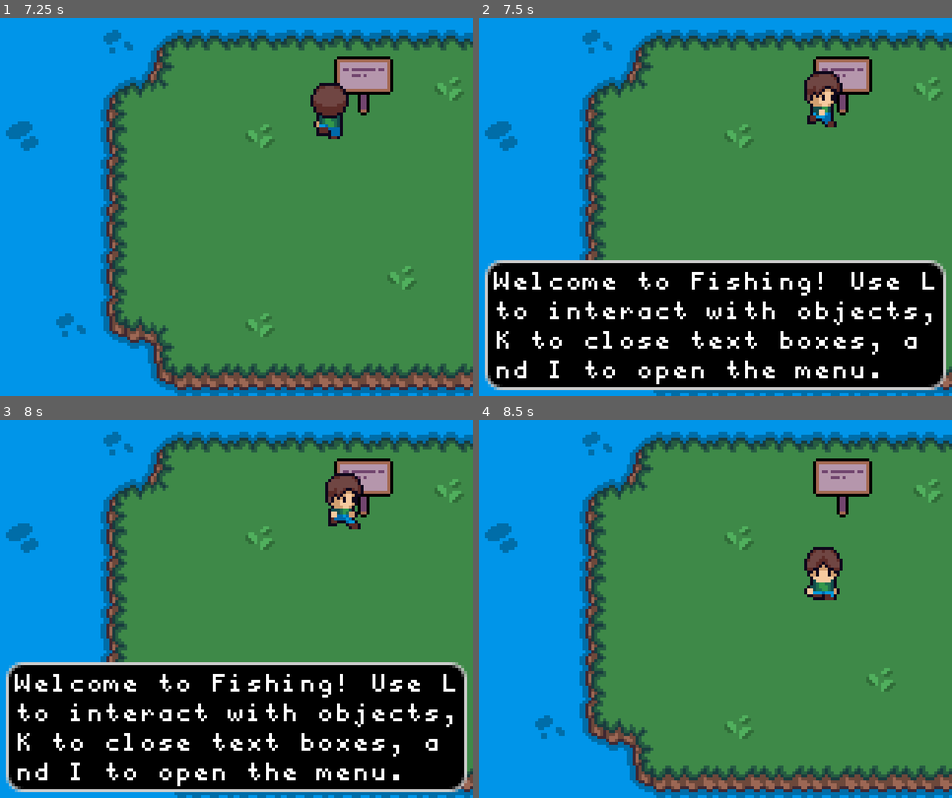
Above: before the commit, frames 1-4 (two rows, left to right).
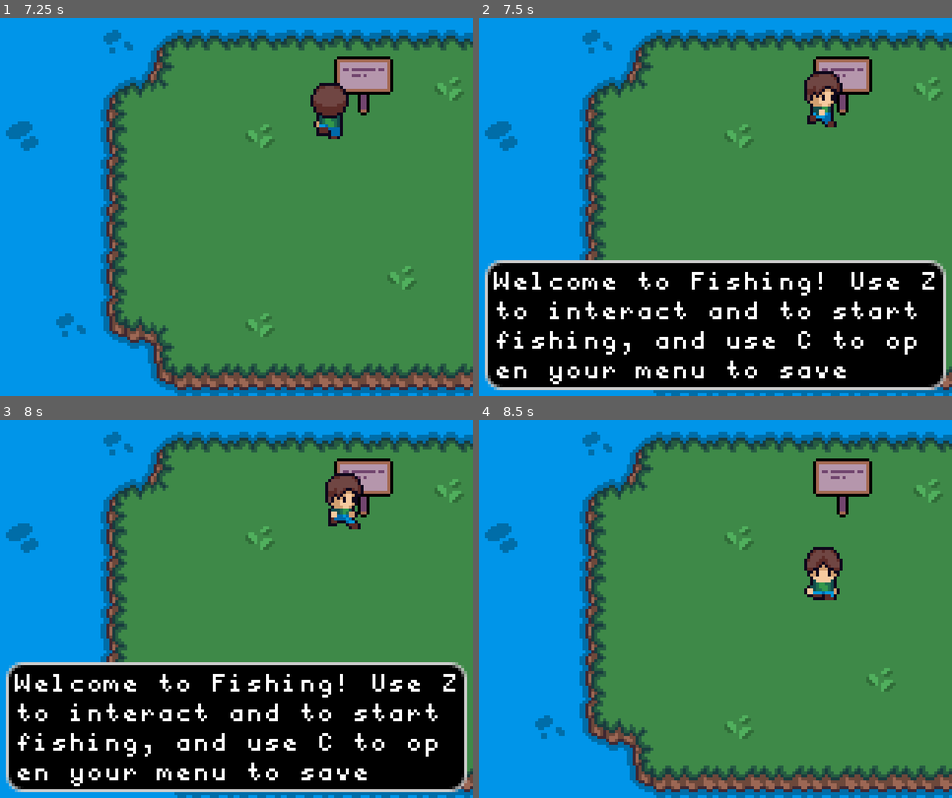
Above: after the commit, the same moments.

Repository: ColinVanderMeer/UntitledFishingGameGodot
Game: Godot game, scene res://main_menu.tscn
The game is run twice, just before and just after one commit, with the same random seed, the same clock (stepped at 60 frames per second) and the same inputs.
Inputs:
- Up to frame 1 (7.25 s): tap Z at 0.5 s; hold Right (ui_right) 0.53-1.28 s; tap E (interact) every 0.75 s from 0.6 to 6.6 s; hold Down (ui_down) 1.28-2.03 s; hold Right (ui_right) 2.03-2.78 s; hold Up (ui_up) 2.78-3.53 s; hold Left (ui_left) 3.53-5.03 s; hold Down (ui_down) 5.03-5.78 s; hold Right (ui_right) 5.78-6.53 s; hold Up (ui_up) from 6.53 s (still down)
- Up to frame 2 (7.5 s): release Up (ui_up) at 7.28 s; hold Right (ui_right) from 7.28 s (still down); tap E (interact) at 7.35 s
- Up to frame 3 (8 s): keep holding Right (ui_right)
- Up to frame 4 (8.5 s): release Right (ui_right) at 8.03 s; hold Down (ui_down) from 8.03 s (still down); tap E (interact) at 8.1 s

Frame 1 is identical in both runs. In frame 2, 2.5% of the frame differs, in the area x 3-97%, y 67-97%; in frame 3, 2.5%; in frame 4, nothing differs.

Commit message:
Update intro text

Diff:
--- a/mainIsland.tscn
+++ b/mainIsland.tscn
@@ -56,7 +56,7 @@
 monitoring = false
 script = ExtResource("4_q2yj1")
 interact_type = "text_box"
-interact_value = "Welcome to Fishing! Use Lto interact with objects, K to close text boxes, and I to open the menu."
+interact_value = "Welcome to Fishing! Use Z to interact and to start fishing, and use C to open your menu to save"
 
 [node name="CollisionShape2D" type="CollisionShape2D" parent="Entities/Sign/InteractArea"]
 shape = SubResource("RectangleShape2D_leyo6")
